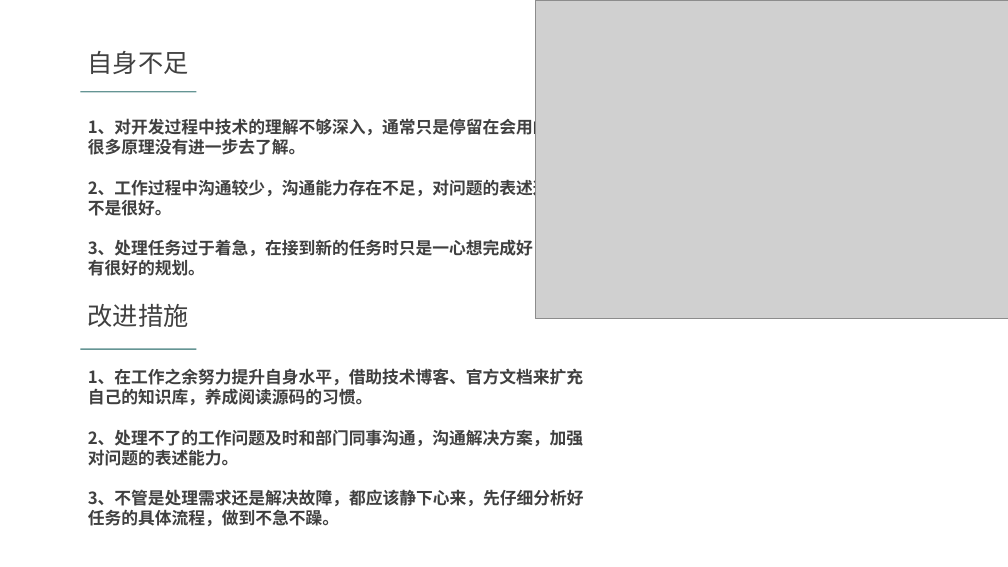
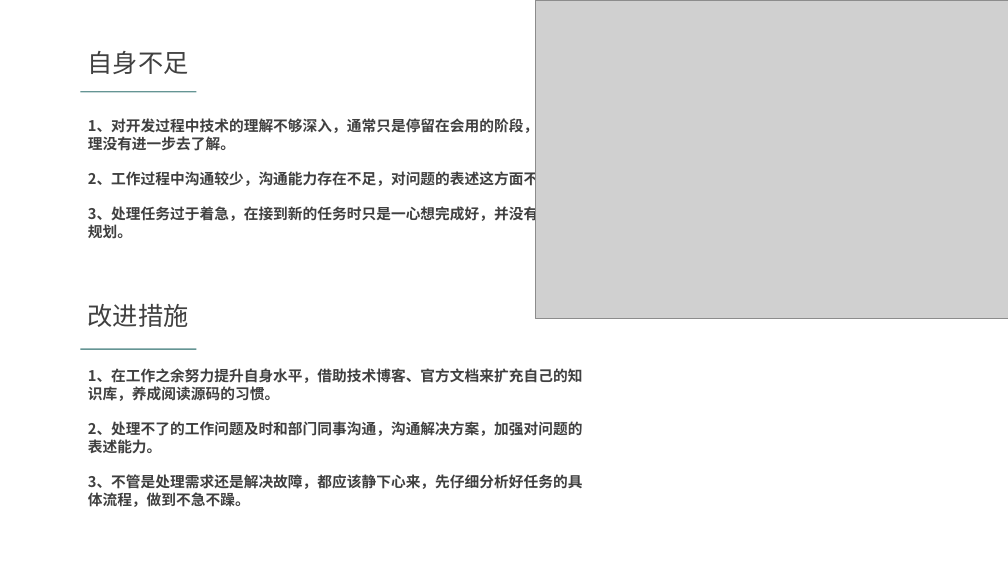
Before and after one commit to gs-wlzhou/FormalDefense, a slide deck: slide 19 of 转正答辩.pptx (slide 18 before the commit). Drawn at 1008x567 pixels with LibreOffice and Linux fonts; fonts in the diff are those of the drawing; grey boxes stand for pictures. Boxes give left, top, right and bottom in pixels: in the first picture for what was removed or moved away, otherwise in the second. Text is boxed around its words. In the diff, an @@ line names an element or a change of style, - is before the commit and + after.

```diff
--- a/转正答辩.pptx
+++ b/转正答辩.pptx
@@ text "1、对开发过程中技术的理解不够深入，通常只是停留在会用的阶段，很多原理没有进一步去了解。" at [88, 117, 597, 239]: size 16 to 14 pt @@
@@ text "1、在工作之余努力提升自身水平，借助技术博客、官方文档来扩充自己的知识库，养成阅读源码的习惯。" at [88, 368, 583, 507]: size 16 to 14 pt @@
```
Also in this commit, not shown: 11 other slides changed, 1 slide added.
